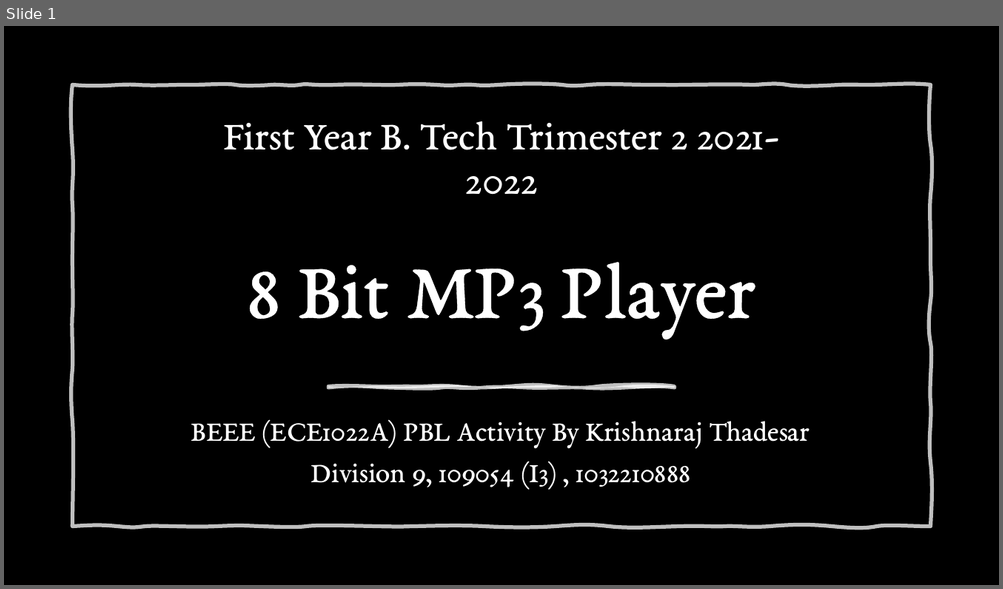
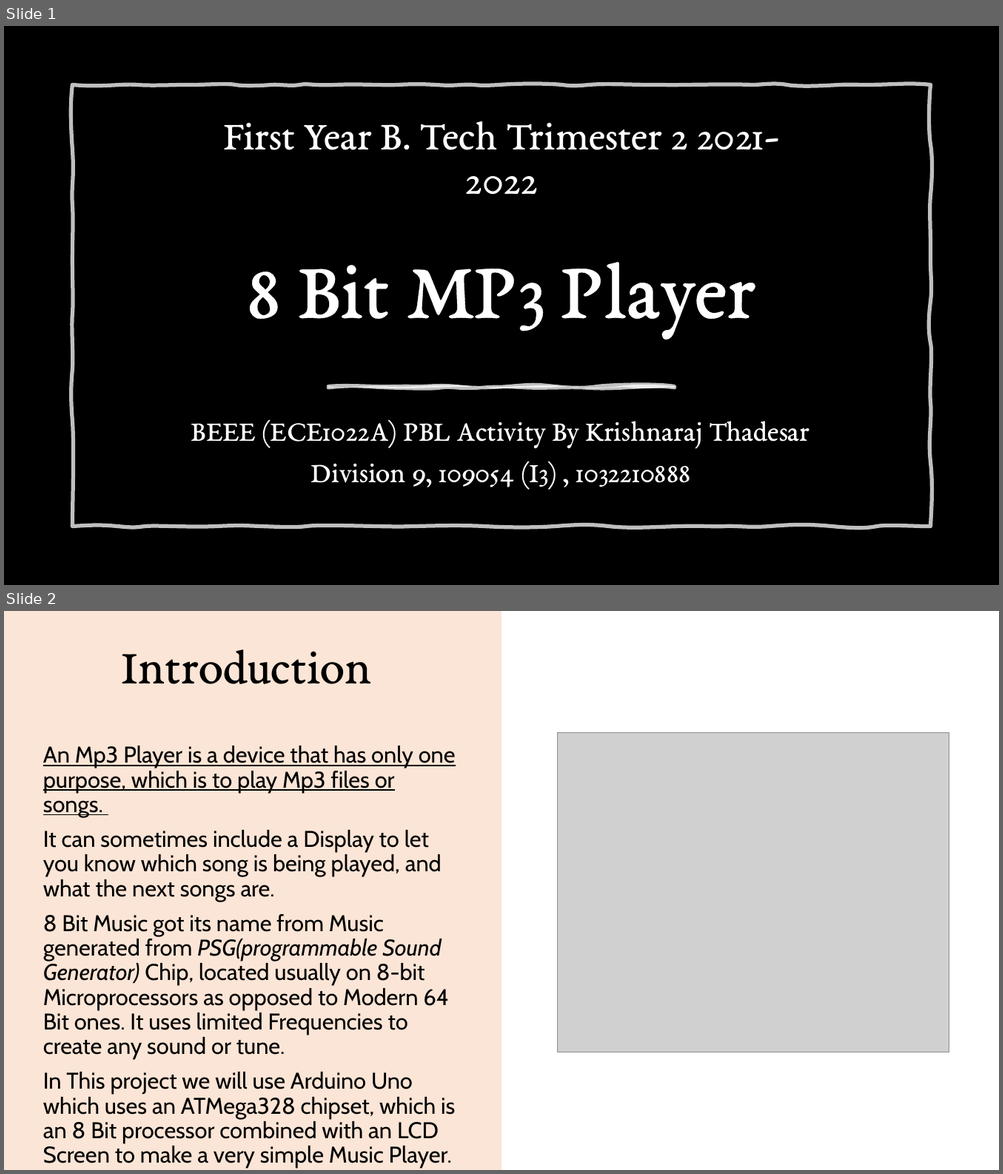
Before and after one commit to School-Related/First-Year, a slide deck: Second Trimester/Basics of Electrical and Electronics Engineering/Lab/Project/[2022] [1st Yr] PBL Activity 8 Bit MP3 Player PPT.pptx. Shown one above the other, each under a label of ours: slide 1 before the commit, slides 1 and 2 after it. The pictures are 1003x589 and 1003x1174 pixels, drawn with LibreOffice and Linux fonts; fonts in the diff are those of the drawing; grey boxes stand for pictures; background and template pictures are left out. Boxes give left, top, right and bottom in pixels: in the first picture for what was removed or moved away, otherwise in the second. Text is boxed around its words. In the diff, an @@ line names an element or a change of style, - is before the commit and + after.

```diff
--- a/Second Trimester/Basics of Electrical and Electronics Engineering/Lab/Project/[2022] [1st Yr] PBL Activity 8 Bit MP3 Player PPT.pptx
+++ b/Second Trimester/Basics of Electrical and Electronics Engineering/Lab/Project/[2022] [1st Yr] PBL Activity 8 Bit MP3 Player PPT.pptx
@@ slide 2 added at [4,611,999,1170], background #FFFFFF @@
@@ rectangle added at [4,611,502,1170], fill #FBE5D6 @@
@@ title added at [121,649,371,684], 48 pt, text #000000 @@
+Introduction
@@ picture added at [558,732,949,1053] @@
@@ text added at [43,746,455,1144], 22 pt, text #000000 @@
+An Mp3 Player is a device that has only one purpose, which is to play Mp3 files or songs.
+It can sometimes include a Display to let you know which song is being played, and what the next songs are.
+8 Bit Music got its name from Music generated from PSG(programmable Sound Generator) Chip, located usually on 8-bit Microprocessors as opposed to Modern 64 Bit ones. It uses limited Frequencies to create any sound or tune.
+In This project we will use Arduino Uno which uses an ATMega328 chipset, which is an 8 Bit processor combined with an LCD Screen to make a very simple Music Player.
```
Also in this commit, not shown: 3 slides changed, 6 other slides added, 3 slides removed, 4 other files.
